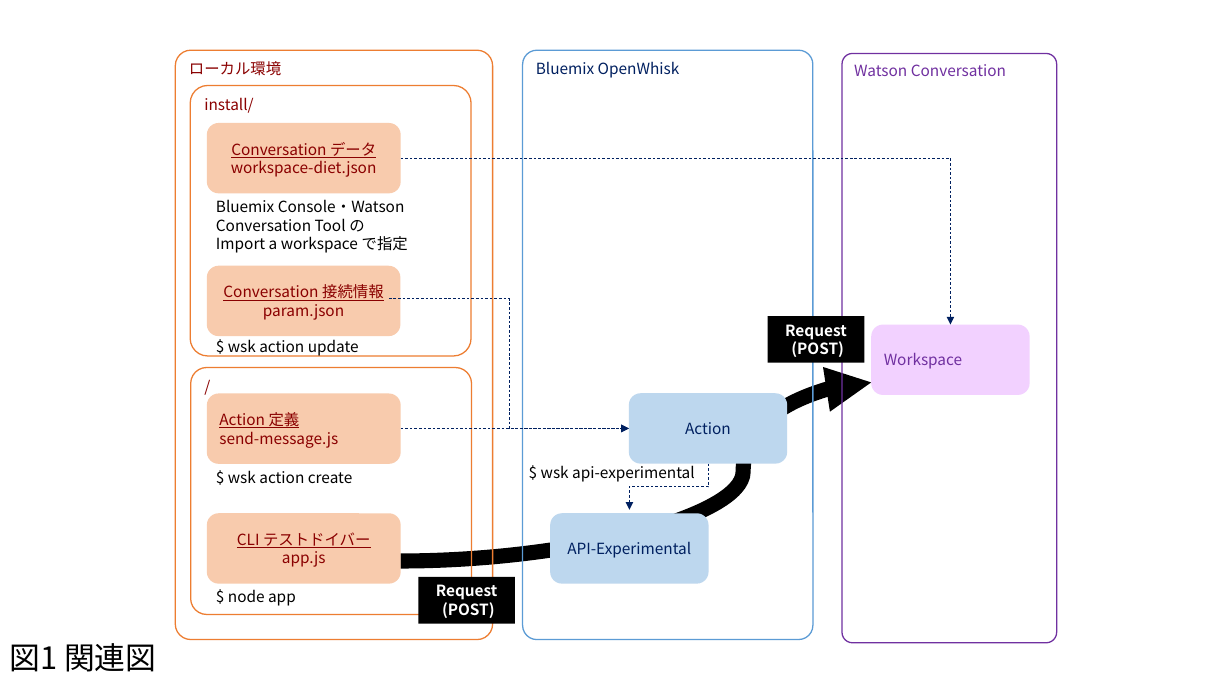
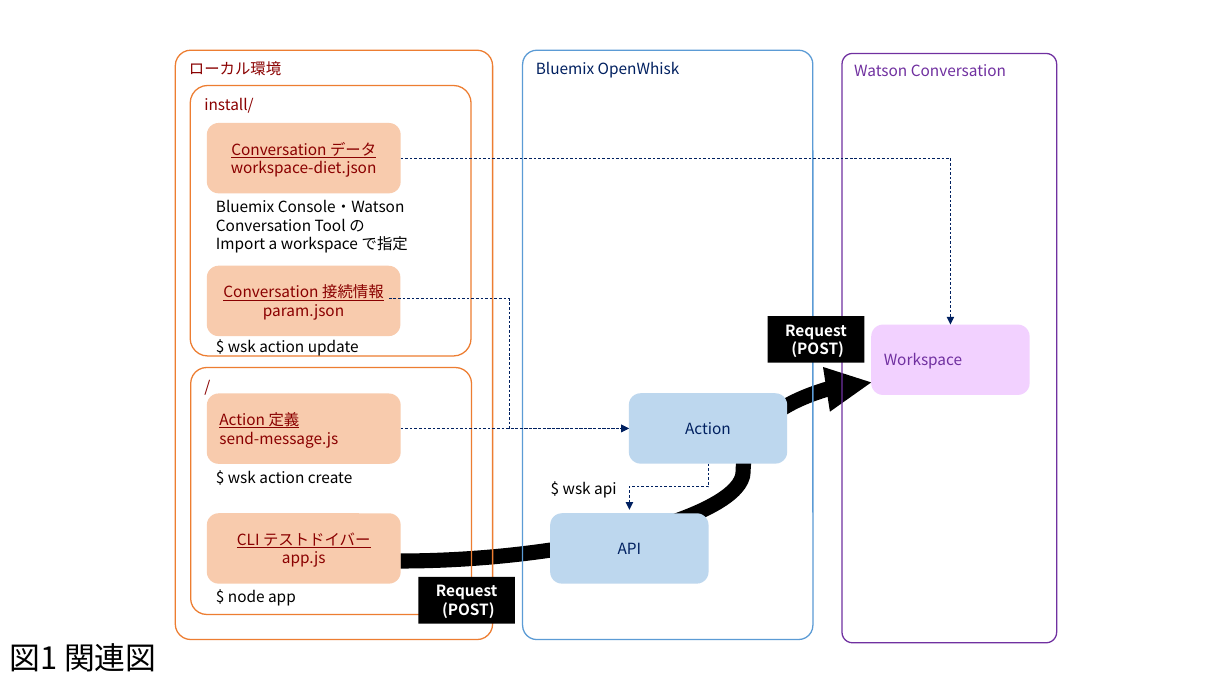
Before and after one commit to ippei0605/serverless-conversation, a slide deck: slide 1 of docs/figure.pptx. Drawn at 1232x693 pixels with LibreOffice and Linux fonts; fonts in the diff are those of the drawing. Boxes give left, top, right and bottom in pixels: in the first picture for what was removed or moved away, otherwise in the second. Text is boxed around its words. In the diff, an @@ line names an element or a change of style, - is before the commit and + after.

Commit message:
wsk api コマンドのリリースに伴い、api-experimental から api コマンドに変更

```diff
--- a/docs/figure.pptx
+++ b/docs/figure.pptx
@@ text at [563, 481, 616, 498]: text changed @@
-$ wsk api-experimental
+$ wsk api
@@ text in rounded rectangle at [618, 542, 642, 554]: text changed @@
-API-Experimental
+API
```
Also in this commit, not shown: 4 other files.
